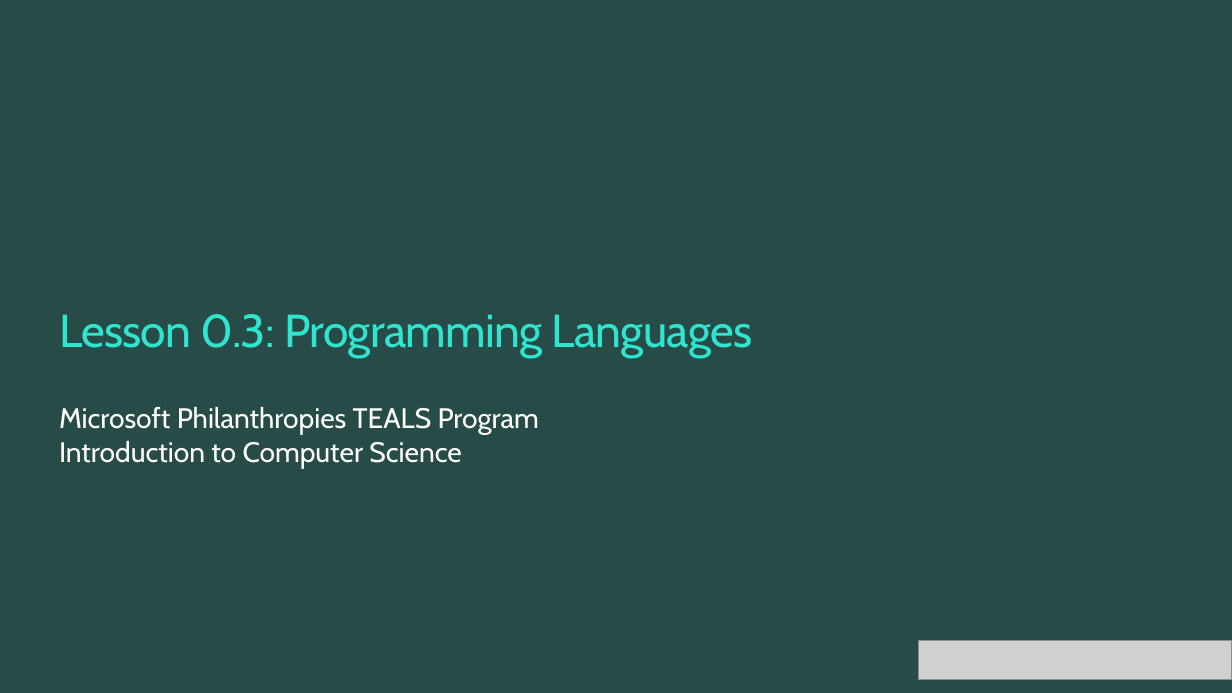
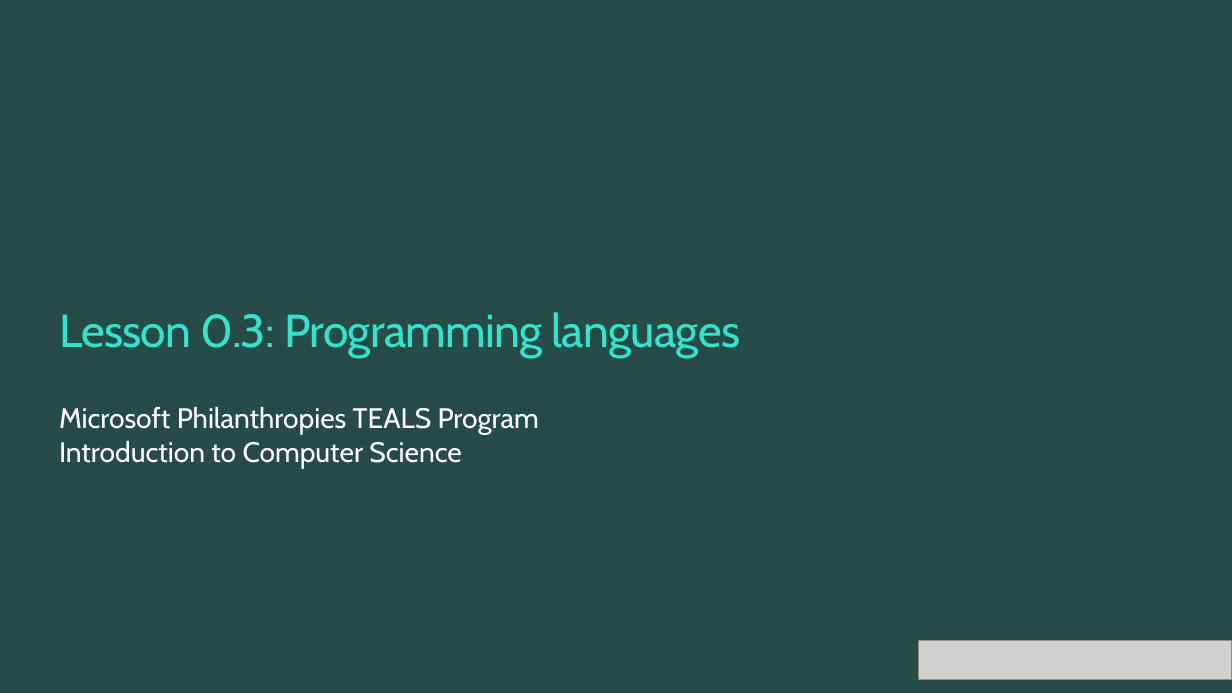
Before and after one commit to TEALSK12/introduction-to-computer-science, a slide deck: slide 1 of slidedecks/TEALS SNAP 0.3.pptx. Drawn at 1232x693 pixels with LibreOffice and Linux fonts; fonts in the diff are those of the drawing; grey boxes stand for pictures; background and template pictures are left out. Boxes give left, top, right and bottom in pixels: in the first picture for what was removed or moved away, otherwise in the second. Text is boxed around its words. In the diff, an @@ line names an element or a change of style, - is before the commit and + after.

```diff
--- a/slidedecks/TEALS SNAP 0.3.pptx
+++ b/slidedecks/TEALS SNAP 0.3.pptx
@@ title at [59,312,741,358]: text changed @@
-Lesson 0.3: Programming Languages
+Lesson 0.3: Programming languages
```
Also in this commit, not shown: 6 other slides changed, 18 other files.
